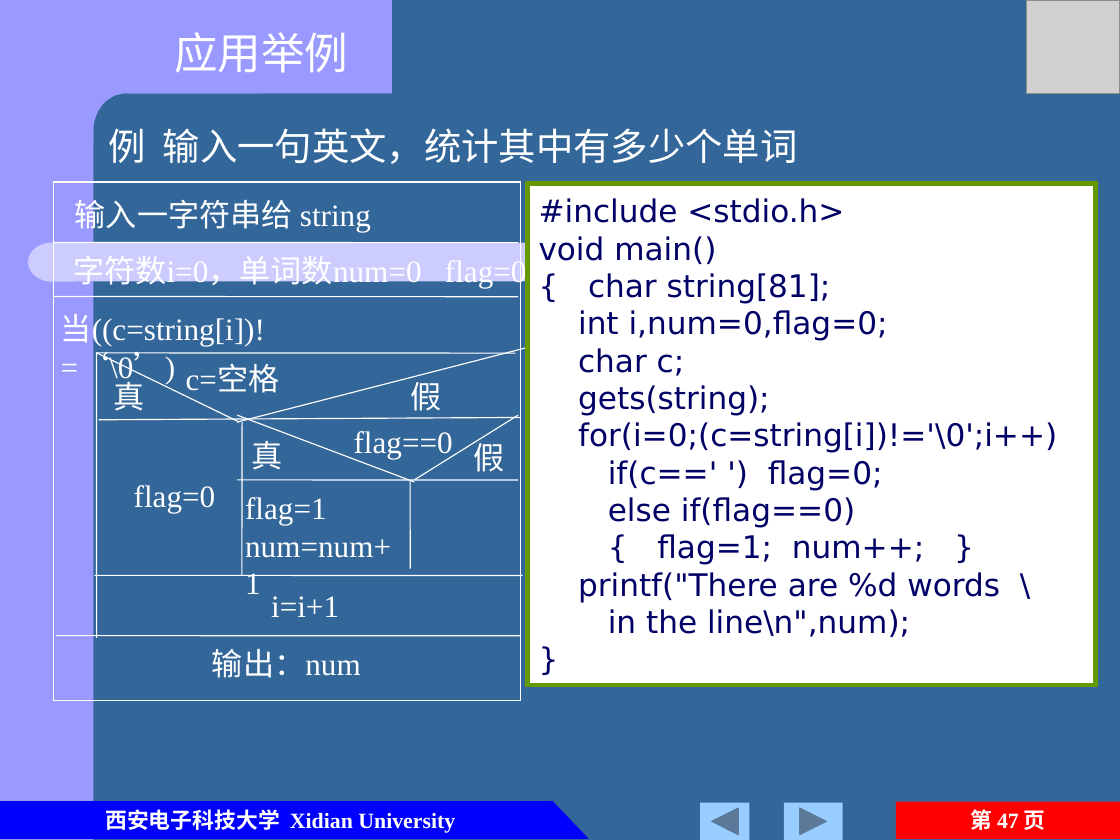
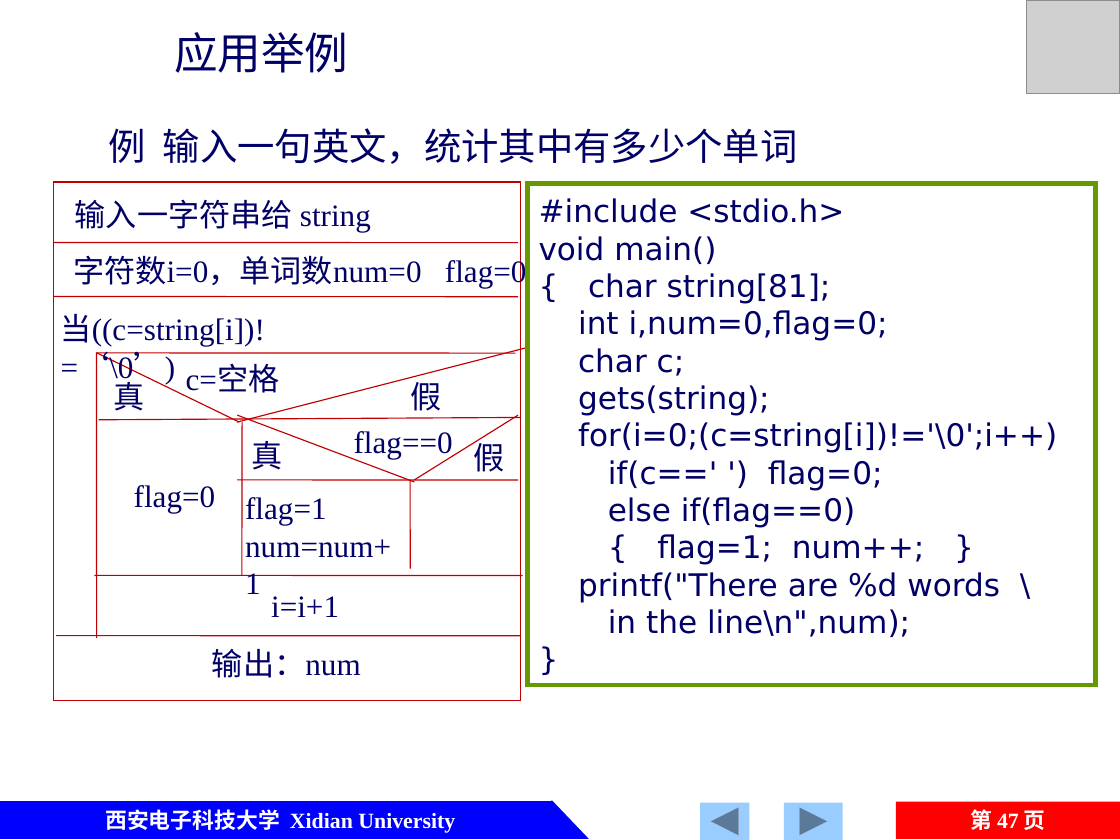
Before and after one commit to jtrfid/C-Repositories, a slide deck: slide 47 of 2016/C语言/课件/第6章 数组.pptx. Drawn at 1120x840 pixels with LibreOffice and Linux fonts; fonts in the diff are those of the drawing; grey boxes stand for pictures. Boxes give left, top, right and bottom in pixels: in the first picture for what was removed or moved away, otherwise in the second. Text is boxed around its words. In the diff, an @@ line names an element or a change of style, - is before the commit and + after.

```diff
--- a/2016/C语言/课件/第6章 数组.pptx
+++ b/2016/C语言/课件/第6章 数组.pptx
@@ background #336699 to #FFFFFF @@
@@ text colour #FFFFFF to #000066 in 15 elements at <box>109,128,798,164</box>, <box>75,199,371,232</box>, <box>73,255,527,288</box>, <box>61,314,265,383</box>, <box>186,365,280,393</box>, <box>113,376,144,411</box>, <box>251,441,282,470</box>, <box>410,376,441,411</box>, <box>474,437,505,472</box>, <box>134,485,216,513</box>, <box>245,497,391,594</box>, <box>271,596,339,617</box>, <box>212,649,361,678</box>, <box>354,431,453,458</box>, <box>174,32,348,73</box> @@
@@ rectangle at <box>54,181,520,700</box>: outline #FFFFFF 0.75 pt to #C00000 0.75 pt @@
@@ group removed at <box>0,0,934,840</box>: 1 rectangle, 1 freeform shape, 1 rounded rectangle, 1 flow chart delay @@
@@ line (54, 242) - (519, 243): stroke #FFFFFF 0.75 pt to #C00000 0.75 pt @@
@@ line (54, 297) - (519, 297): stroke #FFFFFF 0.75 pt to #C00000 0.75 pt @@
@@ line (96, 353) - (515, 353): stroke #FFFFFF 0.75 pt to #C00000 0.75 pt @@
@@ line (96, 353) - (96, 638): stroke #FFFFFF 0.75 pt to #C00000 0.75 pt @@
@@ line (96, 353) - (240, 422): stroke #FFFFFF 0.75 pt to #C00000 0.75 pt @@
@@ line (237, 422) - (525, 348): stroke #FFFFFF 0.75 pt to #C00000 0.75 pt @@
@@ line (99, 420) - (520, 418): stroke #FFFFFF 0.75 pt to #C00000 0.75 pt @@
@@ line (237, 416) - (414, 482): stroke #FFFFFF 0.75 pt to #C00000 0.75 pt @@
@@ line (414, 479) - (519, 416): stroke #FFFFFF 0.75 pt to #C00000 0.75 pt @@
@@ line (242, 422) - (242, 576): stroke #FFFFFF 0.75 pt to #C00000 0.75 pt @@
@@ line (237, 479) - (519, 480): stroke #FFFFFF 0.75 pt to #C00000 0.75 pt @@
@@ line (410, 479) - (410, 569): stroke #FFFFFF 0.75 pt to #C00000 0.75 pt @@
@@ line (94, 576) - (523, 576): stroke #FFFFFF 0.75 pt to #C00000 0.75 pt @@
@@ line (56, 636) - (521, 636): stroke #FFFFFF 0.75 pt to #C00000 0.75 pt @@
```
Also in this commit, not shown: 59 other slides changed, 1 other file.
